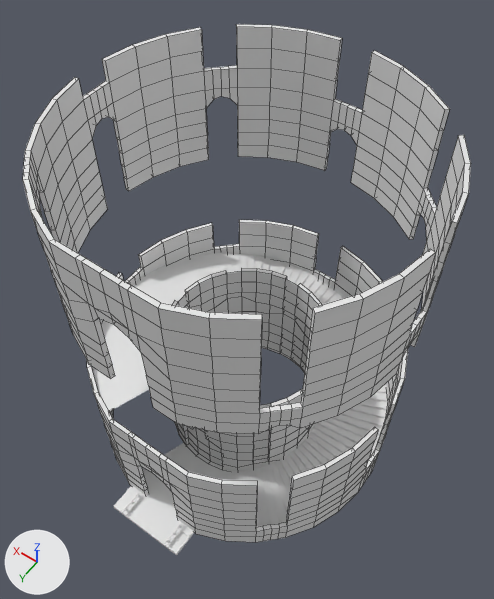
The Blender file Assets/models/templates_small_tower.blend as it was, and as the next commit left it.
Rendered twice from a 50 mm camera at (-9.8, 6.0, 29.7) aimed at (0.0, -7.6, 8.4). Every picture has the same lights, and +X, +Y and +Z are marked at lower left. Mesh edges are drawn as thin lines on the coarser meshes.

In view in the first picture: 'template_small_tower_facade1', 'template_small_tower_facade_base', 'template_smalltower_shaft', 'template_stairs'.
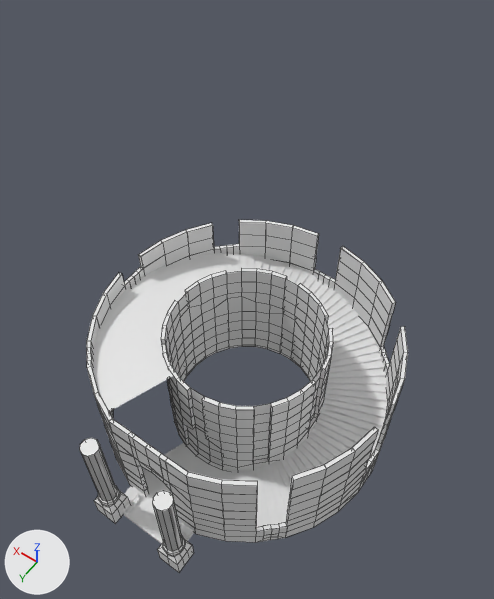
Location of each change, [x1, y1, x2, y2] in pixels of the pictures (494 x 599 px):
'template_small_tower_facade1', reshaped, moved (28% narrower, 20% shorter)
    before: [23, 24, 471, 434]
    after: [81, 222, 404, 551]
'template_small_tower_facade_base', reshaped (9% taller)
    before: [87, 220, 408, 542]
    after: [80, 220, 408, 572]
part 1 of me_template_small_tower_facade1_mesh, added
    after: [81, 445, 117, 501]
part 2 of me_template_small_tower_facade1_mesh, added
    after: [153, 501, 182, 551]
part 3 of me_template_small_tower_facade_base_mesh, added
    after: [80, 438, 129, 524]
part 4 of me_template_small_tower_facade_base_mesh, added
    after: [153, 490, 194, 572]

The change, as a list of edits to the scene's bpy script:
```text
Change me_template_small_tower_facade1_mesh:
    where me_template_small_tower_facade1_mesh.from_pydata(...)  # 720 vertices, 722 faces; spans x -2.12..-0.07, y -1.43..0.63, z -0.03..0.9
    used by ob_template_small_tower_facade1; location = (0.0, 0.0, 10.18); rotation_euler = (0.0, 0.0, 1.222), in degrees (0, 0, 70); scale = (6.58, 6.58, 6.58)
    me_template_small_tower_facade1_mesh part 1: a new loose piece, a 10-sided cylinder along z spanning x 0.04..0.15, y -0.31..-0.2, z -0.03..0.9
    me_template_small_tower_facade1_mesh part 2: a new loose piece, a 10-sided cylinder along z spanning x -0.15..-0.04, y 0.2..0.31, z -0.03..0.9
Change me_template_small_tower_facade_base_mesh:
    used by ob_template_small_tower_facade_base; location = (0.0, 0.0, 0.0); rotation_euler = (0.0, 0.0, 1.222), in degrees (0, 0, 70); scale = (6.58, 6.58, 6.58)
    remove me_template_small_tower_facade_base_mesh.from_pydata(...)  # 638 vertices, 682 faces; spans x -2.12..-0.07, y -1.43..0.63, z -0.03..0.9
    add me_template_small_tower_facade_base_mesh.from_pydata(...)  # 778 vertices, 806 faces; spans x -2.12..0.19, y -1.43..0.63, z -0.03..0.9
    me_template_small_tower_facade_base_mesh part 3: a new loose piece of 70 vertices spanning x -0.01..0.19, y -0.36..-0.16, z -0.03..0.9
    me_template_small_tower_facade_base_mesh part 4: a new loose piece of 70 vertices spanning x -0.19..0.01, y 0.16..0.36, z -0.03..0.9
Change ob_template_small_tower_facade1:
    ob_template_small_tower_facade1.location: (0.0, 0.0, 10.18) -> (0.0, 0.0, 0.0)
```
